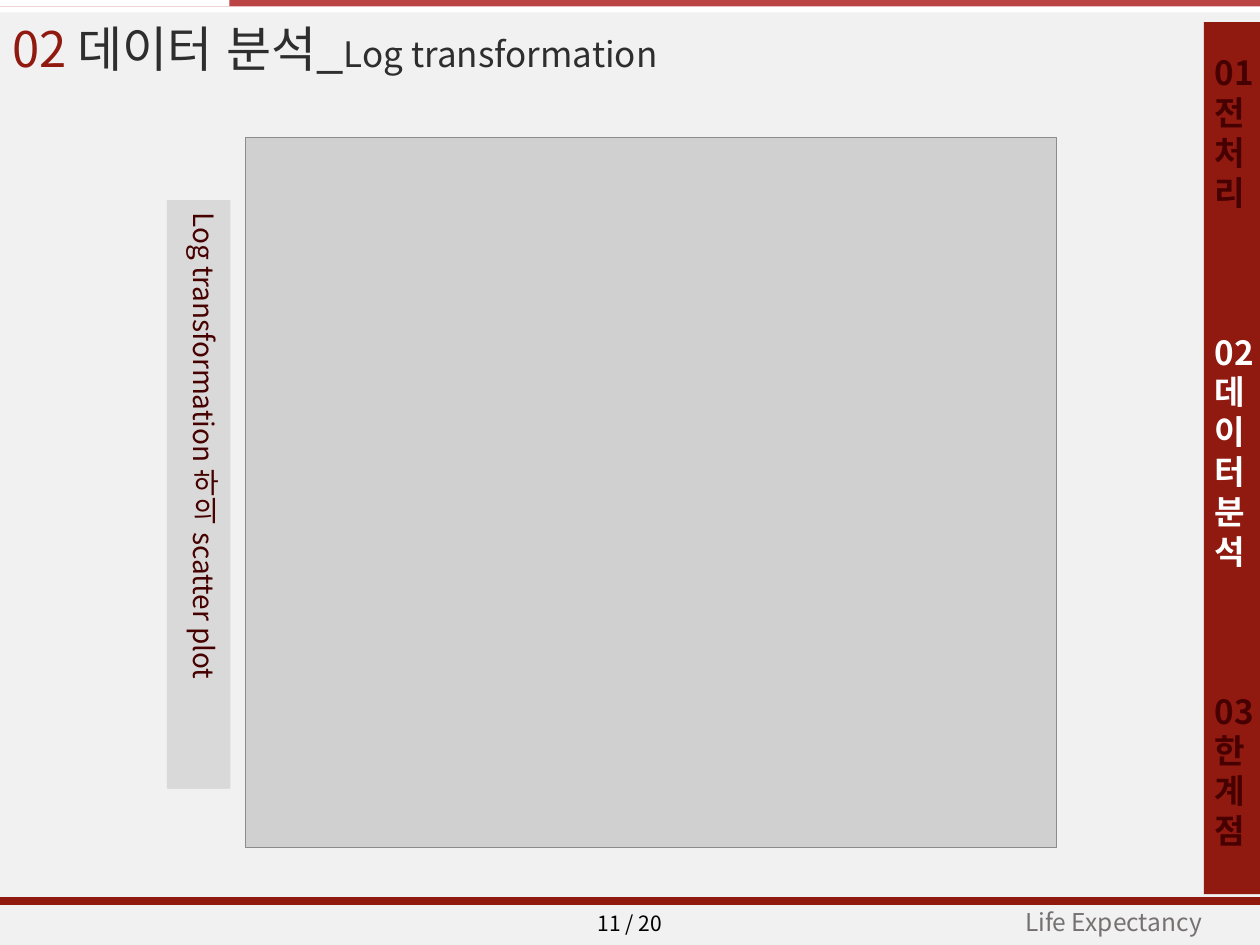
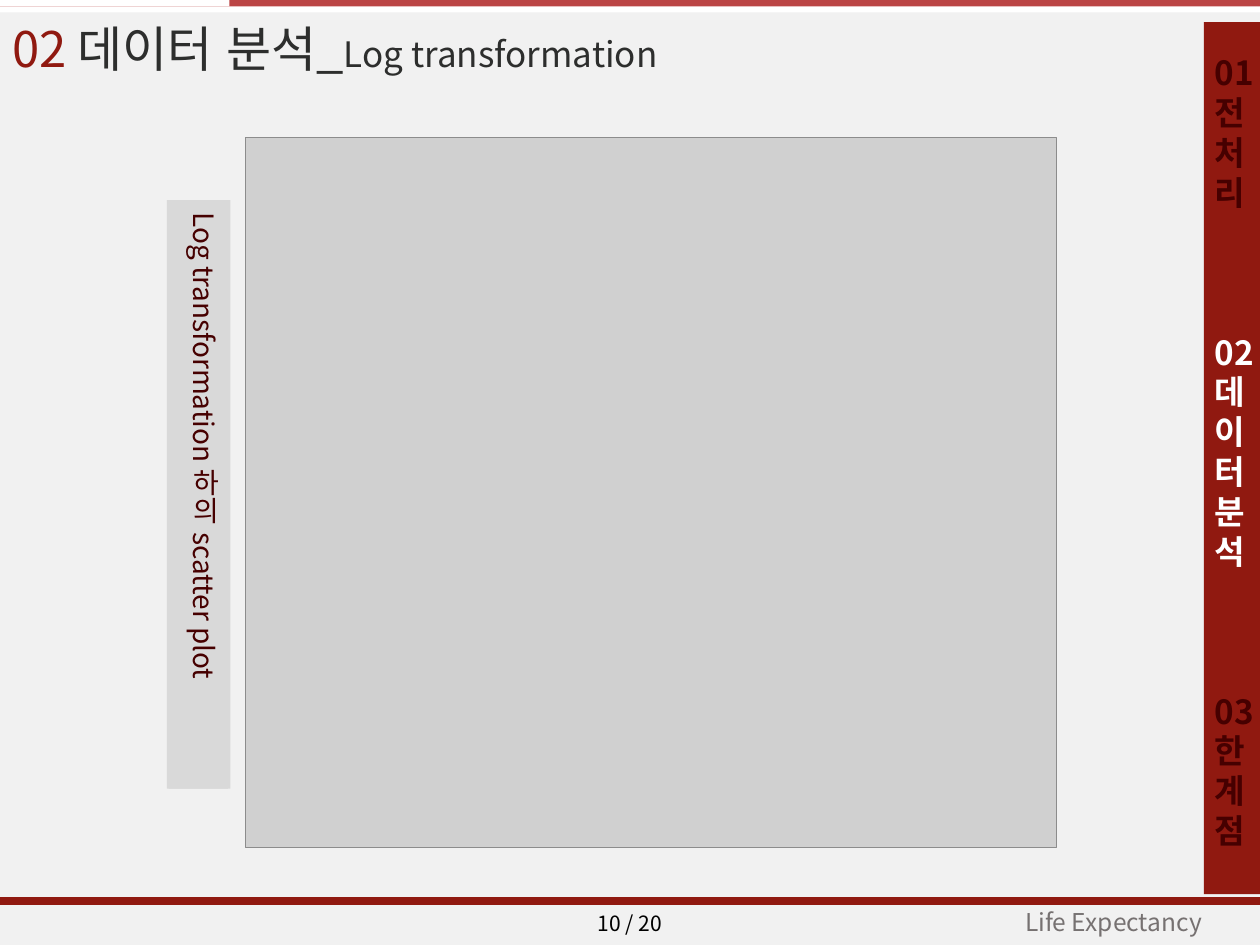
Before and after one commit to JE-Sim/new_bigdata_set, a slide deck: slide 10 of 회귀분석.pptx (slide 11 before the commit). Drawn at 1260x945 pixels with LibreOffice and Linux fonts; fonts in the diff are those of the drawing; grey boxes stand for pictures. Boxes give left, top, right and bottom in pixels: in the first picture for what was removed or moved away, otherwise in the second. Text is boxed around its words. In the diff, an @@ line names an element or a change of style, - is before the commit and + after.

```diff
--- a/회귀분석.pptx
+++ b/회귀분석.pptx
@@ text at box(598, 915, 662, 932): text changed @@
-11 / 20
+10 / 20
```
Also in this commit, not shown: 3 other slides changed.
